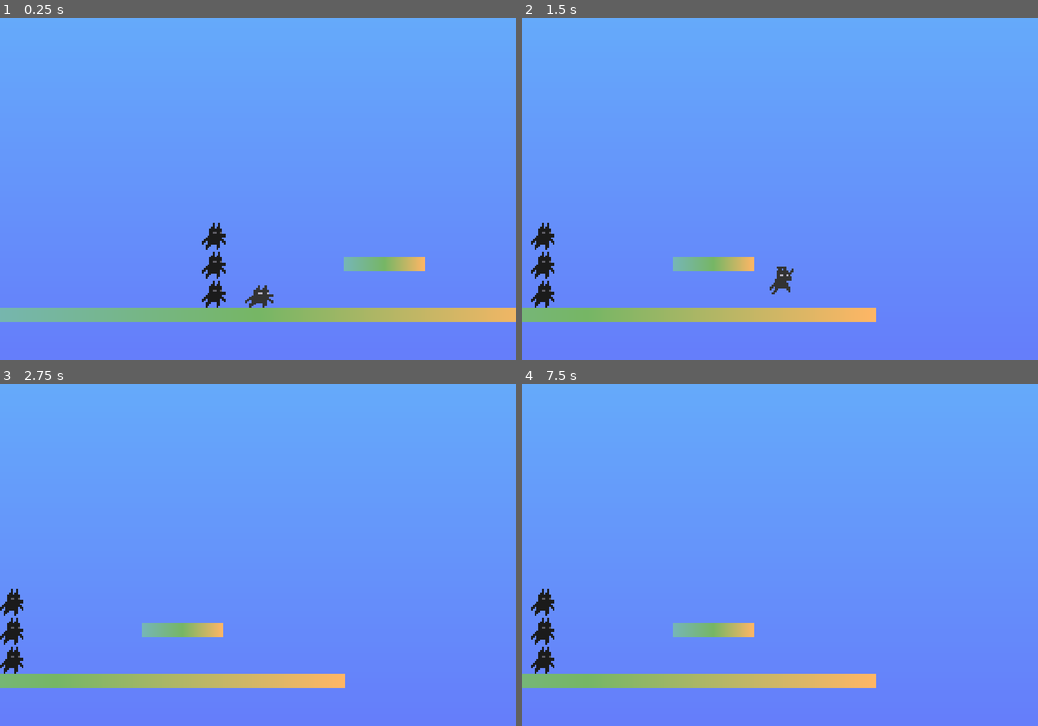
Above: before the commit, frames 1-4 (two rows, left to right).
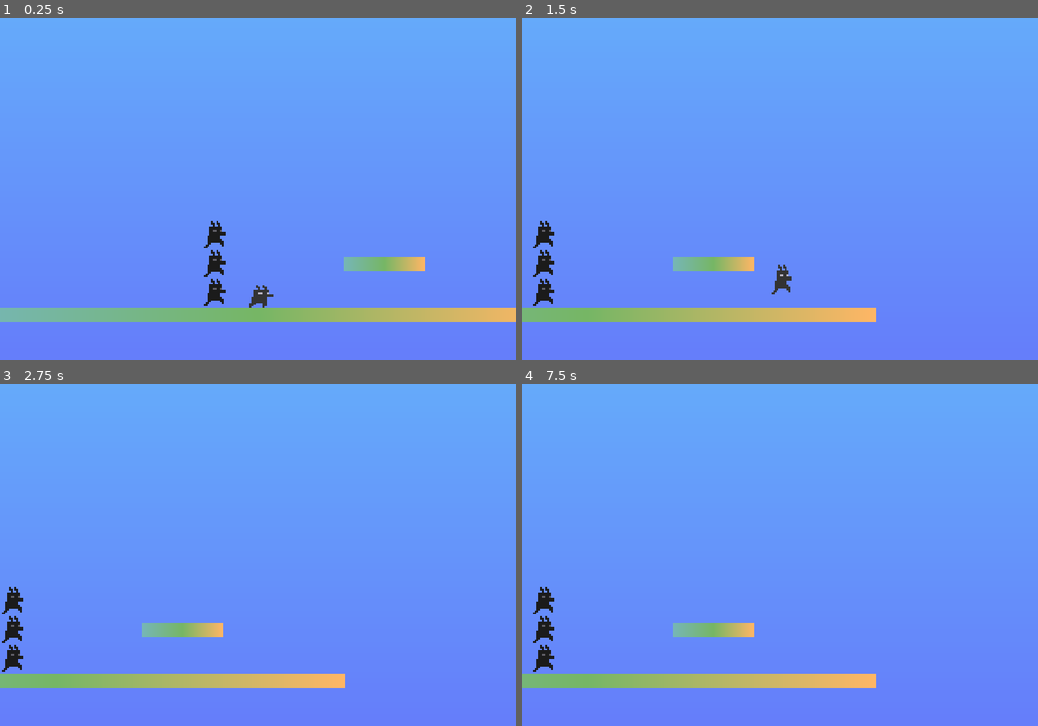
Above: after the commit, the same moments.

Repository: leafcabral/leafs-arcade
Game: Godot game, scene res://main/game_root.tscn
The game is run twice, just before and just after one commit, with the same random seed, the same clock (stepped at 60 frames per second) and the same inputs.
Inputs:
- Up to frame 1 (0.25 s): no input
- Up to frame 2 (1.5 s): hold D (move_right) from 0.53 s (still down); tap W (jump) at 0.6, 0.77, 1.07, 1.35 s
- Up to frame 3 (2.75 s): tap W (jump) at 1.52, 1.82, 2.1 s; release D (move_right) at 2.03 s; hold A (move_left) from 2.03 s (still down)
- Up to frame 4 (7.5 s): release A (move_left) at 2.78 s; hold D (move_right) 2.78-4.28 s; tap W (jump) at 2.85, 3.02, 3.32, 3.6, 3.77, 4.07, 4.35, 4.52, 4.82, 5.1, 5.85, 6.02, 6.32, 6.6, 6.77, 7.07, 7.35 s; hold A (move_left) 4.28-5.03 s; hold D (move_right) 5.03-5.78 s; hold A (move_left) 5.78-7.28 s; hold D (move_right) from 7.28 s (still down)

The runs differ from the first frame. In frame 1, 0.3% of the frame differs, in the area x 39-53%, y 59-85%; in frame 2, 0.3%; in frame 3, 0.3%; in frame 4, 0.3%.

Commit message:
feat(tower_of_lmao): remove arms from sprite and improve walking animation

Diff:
--- a/5-tower-of-lmao/entities/player/player.gd
+++ b/5-tower-of-lmao/entities/player/player.gd
@@ -19,10 +19,7 @@
 
 func update_sprite_animation() -> void:
 	if velocity.y:
-		if velocity.y < 0:
-			sprite.play("jump")
-		elif velocity.y > 0:
-			sprite.play("fall")
+		sprite.play("jump")
 	elif velocity.x:
 		sprite.play("walk")
 	else:
--- a/5-tower-of-lmao/entities/player/player.tscn
+++ b/5-tower-of-lmao/entities/player/player.tscn
@@ -1,92 +1,58 @@
-[gd_scene load_steps=17 format=3 uid="uid://b6uvxvcf0811"]
+[gd_scene load_steps=19 format=3 uid="uid://b6uvxvcf0811"]
 
 [ext_resource type="Script" uid="uid://bbqag8hc5bpke" path="res://entities/player/player.gd" id="1_sglur"]
-[ext_resource type="Texture2D" uid="uid://mpovthr8rfmt" path="res://entities/player/sprites/sprite-sheet.png" id="2_bls4j"]
+[ext_resource type="Texture2D" uid="uid://74xqh7pg6t8y" path="res://entities/player/sprites/idle.png" id="2_fkugw"]
+[ext_resource type="Texture2D" uid="uid://bwp1l6tw1k784" path="res://entities/player/sprites/jump.png" id="3_8fjmc"]
 [ext_resource type="Script" uid="uid://4s62gvwpjvxj" path="res://common/components/platformer_movement_2d.gd" id="3_sglur"]
+[ext_resource type="Texture2D" uid="uid://cpjuoviyhyp6x" path="res://entities/player/sprites/walk.png" id="4_qiwj3"]
 
-[sub_resource type="AtlasTexture" id="AtlasTexture_sglur"]
-atlas = ExtResource("2_bls4j")
-region = Rect2(0, 48, 16, 16)
+[sub_resource type="AtlasTexture" id="AtlasTexture_26q78"]
+atlas = ExtResource("2_fkugw")
+region = Rect2(0, 0, 16, 16)
 
-[sub_resource type="AtlasTexture" id="AtlasTexture_bls4j"]
-atlas = ExtResource("2_bls4j")
-region = Rect2(16, 48, 16, 16)
+[sub_resource type="AtlasTexture" id="AtlasTexture_bectd"]
+atlas = ExtResource("2_fkugw")
+region = Rect2(16, 0, 16, 16)
+
+[sub_resource type="AtlasTexture" id="AtlasTexture_wvtmh"]
+atlas = ExtResource("2_fkugw")
+region = Rect2(32, 0, 16, 16)
+
+[sub_resource type="AtlasTexture" id="AtlasTexture_7thud"]
+atlas = ExtResource("3_8fjmc")
+region = Rect2(0, 0, 16, 16)
 
 [sub_resource type="AtlasTexture" id="AtlasTexture_a1qjk"]
-atlas = ExtResource("2_bls4j")
-region = Rect2(32, 48, 16, 16)
-
-[sub_resource type="AtlasTexture" id="AtlasTexture_fkugw"]
-atlas = ExtResource("2_bls4j")
+atlas = ExtResource("4_qiwj3")
 region = Rect2(0, 0, 16, 16)
 
 [sub_resource type="AtlasTexture" id="AtlasTexture_j3ovn"]
-atlas = ExtResource("2_bls4j")
-region = Rect2(0, 32, 16, 16)
+atlas = ExtResource("4_qiwj3")
+region = Rect2(16, 0, 16, 16)
 
-[sub_resource type="AtlasTexture" id="AtlasTexture_8fjmc"]
-atlas = ExtResource("2_bls4j")
-region = Rect2(0, 16, 16, 16)
+[sub_resource type="AtlasTexture" id="AtlasTexture_afbqv"]
+atlas = ExtResource("4_qiwj3")
+region = Rect2(32, 0, 16, 16)
 
-[sub_resource type="AtlasTexture" id="AtlasTexture_qiwj3"]
-atlas = ExtResource("2_bls4j")
-region = Rect2(16, 16, 16, 16)
+[sub_resource type="AtlasTexture" id="AtlasTexture_gx6sm"]
+atlas = ExtResource("4_qiwj3")
+region = Rect2(48, 0, 16, 16)
 
-[sub_resource type="AtlasTexture" id="AtlasTexture_26q78"]
-atlas = ExtResource("2_bls4j")
-region = Rect2(32, 16, 16, 16)
+[sub_resource type="AtlasTexture" id="AtlasTexture_yqrof"]
+atlas = ExtResource("4_qiwj3")
+region = Rect2(64, 0, 16, 16)
 
-[sub_resource type="AtlasTexture" id="AtlasTexture_bectd"]
-atlas = ExtResource("2_bls4j")
-region = Rect2(48, 16, 16, 16)
+[sub_resource type="AtlasTexture" id="AtlasTexture_3wlsy"]
+atlas = ExtResource("4_qiwj3")
+region = Rect2(80, 0, 16, 16)
 
-[sub_resource type="AtlasTexture" id="AtlasTexture_wvtmh"]
-atlas = ExtResource("2_bls4j")
-region = Rect2(64, 16, 16, 16)
-
-[sub_resource type="AtlasTexture" id="AtlasTexture_7thud"]
-atlas = ExtResource("2_bls4j")
-region = Rect2(80, 16, 16, 16)
+[sub_resource type="AtlasTexture" id="AtlasTexture_b2kln"]
+atlas = ExtResource("4_qiwj3")
+region = Rect2(96, 0, 16, 16)
 
 [sub_resource type="SpriteFrames" id="SpriteFrames_a1qjk"]
 animations = [{
 "frames": [{
-"duration": 1.0,
-"texture": SubResource("AtlasTexture_sglur")
-}, {
-"duration": 1.0,
-"texture": SubResource("AtlasTexture_bls4j")
-}, {
-"duration": 1.0,
-"texture": SubResource("AtlasTexture_a1qjk")
-}],
-"loop": false,
-"name": &"fall",
-"speed": 11.0
-}, {
-"frames": [{
-"duration": 1.0,
-"texture": SubResource("AtlasTexture_fkugw")
-}],
-"loop": true,
-"name": &"idle",
-"speed": 5.0
-}, {
-"frames": [{
-"duration": 1.0,
-"texture": SubResource("AtlasTexture_j3ovn")
-}],
-"loop": true,
-"name": &"jump",
-"speed": 5.0
-}, {
-"frames": [{
-"duration": 1.0,
-"texture": SubResource("AtlasTexture_8fjmc")
-}, {
-"duration": 1.0,
-"texture": SubResource("AtlasTexture_qiwj3")
-}, {
 "duration": 1.0,
 "texture": SubResource("AtlasTexture_26q78")
 }, {
@@ -95,13 +61,44 @@
 }, {
 "duration": 1.0,
 "texture": SubResource("AtlasTexture_wvtmh")
+}],
+"loop": true,
+"name": &"idle",
+"speed": 5.0
 }, {
+"frames": [{
 "duration": 1.0,
 "texture": SubResource("AtlasTexture_7thud")
 }],
 "loop": true,
+"name": &"jump",
+"speed": 5.0
+}, {
+"frames": [{
+"duration": 1.0,
+"texture": SubResource("AtlasTexture_a1qjk")
+}, {
+"duration": 1.0,
+"texture": SubResource("AtlasTexture_j3ovn")
+}, {
+"duration": 1.0,
+"texture": SubResource("AtlasTexture_afbqv")
+}, {
+"duration": 1.0,
+"texture": SubResource("AtlasTexture_gx6sm")
+}, {
+"duration": 1.0,
+"texture": SubResource("AtlasTexture_yqrof")
+}, {
+"duration": 1.0,
+"texture": SubResource("AtlasTexture_3wlsy")
+}, {
+"duration": 1.0,
+"texture": SubResource("AtlasTexture_b2kln")
+}],
+"loop": true,
 "name": &"walk",
-"speed": 10.0
+"speed": 14.0
 }]
 
 [sub_resource type="RectangleShape2D" id="RectangleShape2D_symyc"]
@@ -116,9 +113,8 @@
 position = Vector2(0, 32)
 scale = Vector2(4, 4)
 sprite_frames = SubResource("SpriteFrames_a1qjk")
-animation = &"fall"
-frame = 2
-frame_progress = 1.0
+animation = &"walk"
+frame_progress = 0.14452553
 offset = Vector2(0, -8)
 
 [node name="CollisionShape2D" type="CollisionShape2D" parent="."]
--- a/5-tower-of-lmao/main/game_root.tscn
+++ b/5-tower-of-lmao/main/game_root.tscn
@@ -2,7 +2,7 @@
 
 [ext_resource type="PackedScene" uid="uid://dg2hpc4g0evkm" path="res://main/world/world.tscn" id="1_oc7al"]
 [ext_resource type="PackedScene" uid="uid://b6uvxvcf0811" path="res://entities/player/player.tscn" id="2_mf5tn"]
-[ext_resource type="Texture2D" uid="uid://mpovthr8rfmt" path="res://entities/player/sprites/sprite-sheet.png" id="3_sd42p"]
+[ext_resource type="Texture2D" uid="uid://bwp1l6tw1k784" path="res://entities/player/sprites/jump.png" id="3_sd42p"]
 
 [sub_resource type="Gradient" id="Gradient_mf5tn"]
 colors = PackedColorArray(0.39607844, 0.49411765, 0.98039216, 1, 0.39607844, 0.6901961, 0.98039216, 1)
Binary file added: 5-tower-of-lmao/entities/player/sprites/idle.png
Not shown, added: 5-tower-of-lmao/entities/player/sprites/idle.png.import
Binary file added: 5-tower-of-lmao/entities/player/sprites/jump.png
Not shown, added: 5-tower-of-lmao/entities/player/sprites/jump.png.import
Binary file removed: 5-tower-of-lmao/entities/player/sprites/sprite-sheet.ase
Binary file removed: 5-tower-of-lmao/entities/player/sprites/sprite-sheet.png
Binary file added: 5-tower-of-lmao/entities/player/sprites/walk.png
Not shown, added: 5-tower-of-lmao/entities/player/sprites/walk.png.import
